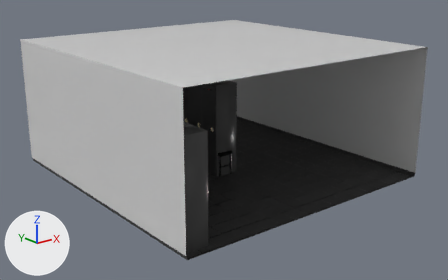
The FBX model Resources/cloakroom/cloakroom_ver1.FBX: old version first, new version second.
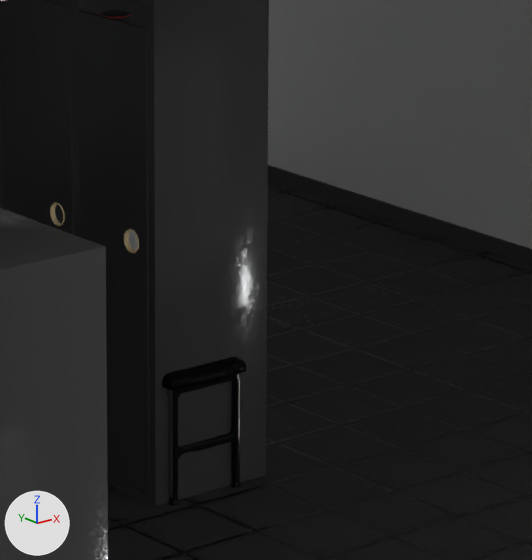
Each version appears first whole from a 50 mm camera at (-7.23, -9.62, 4.3) aimed at (0.12, -0.44, 0.63), and next in a close-up on the part from 42% to 63% of the width and 31% to 67% of the height. Lighting does not change. The marker at lower left points along +X, +Y and +Z. Where no turn or scale is listed for an object, it has been applied to the vertices.

The first close-up shows 'bench', 'cloakroom', 'floor', 'locker', 'locker_empty4'.
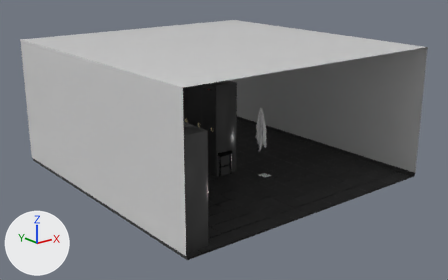
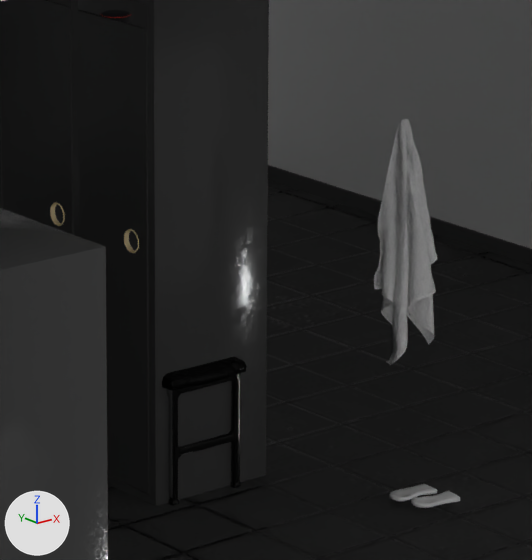
Commit message: updated cloakroom
updated cloakroom

What differs and where, as boxes [x1, y1, x2, y2] in the close-ups (532 x 560 px):
'towel_and_slippers', added: after [374, 119, 460, 508]

The change in detail:
Mesh me_mesh_013 is new.
It has 1349 vertices, 2544 faces and spans x -0.223..0.013, y -0.517..-0.233, z 0.031..1.364.
It uses material mat_locker.
Object 'towel_and_slippers' (ob_towel_and_slippers) is new; it shows me_mesh_013.
Its location is (0.6, -0.832, 0.0).
